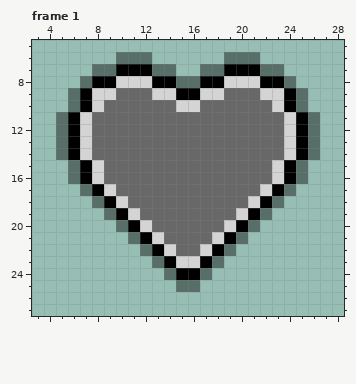
A pixel-art file gets an edit: graphics/hearthHP.aseprite. The picture above is the old version.
32x32 pixels, 2 frames. Shown: frame 1: x 3..28, y 5..27. The commit also changed other frames, which this record leaves out.
The same view after the edit:
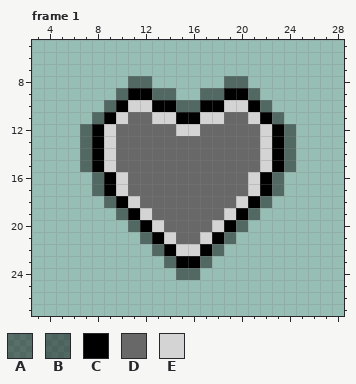
Palette (. is transparent): A #0000006a  B #00000073  C #000000  D #686868  E #d4d4d4
Difference:
Changed rows in their new state; - is an unchanged pixel.
Frame 1:
first column x 5:
 6 -----...------...-----
 7 ---.......--.......---
 8 --....BB......BB....--
 9 -....BCCBB..BBCCB....-
10 -...BCEECCBBCCEECB...-
11 ...BCE--EECCEE--ECB...
12 ..BCE-----EE-----ECB..
13 ..BCE------------ECB..
14 ..BCE------------ECB..
15 -.BCE------------ECB.-
16 -..BCE----------ECB..-
17 --.BCE----------ECB.--
18 ---.BCE--------ECB.---
19 ----.BCE------ECB.----
20 -----.BCE----ECB.-----
21 ------.BCE--ECB.------
22 -------.BCEECB.-------
23 --------.BCCB.--------
24 ---------.BB.---------
25 ----------..----------
Boxes around the changes in both pictures, in picture pixels (x1, y1, x2, y2):
changed: (56, 52, 320, 292)
